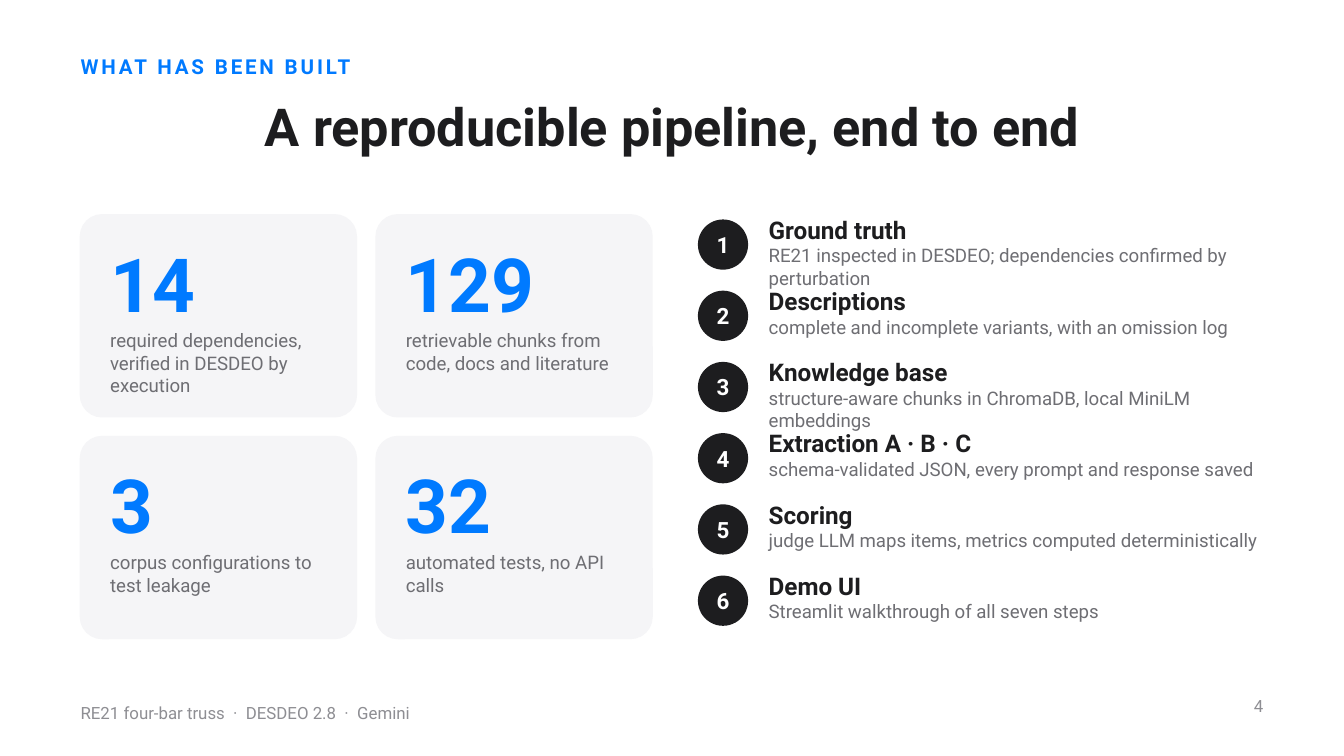
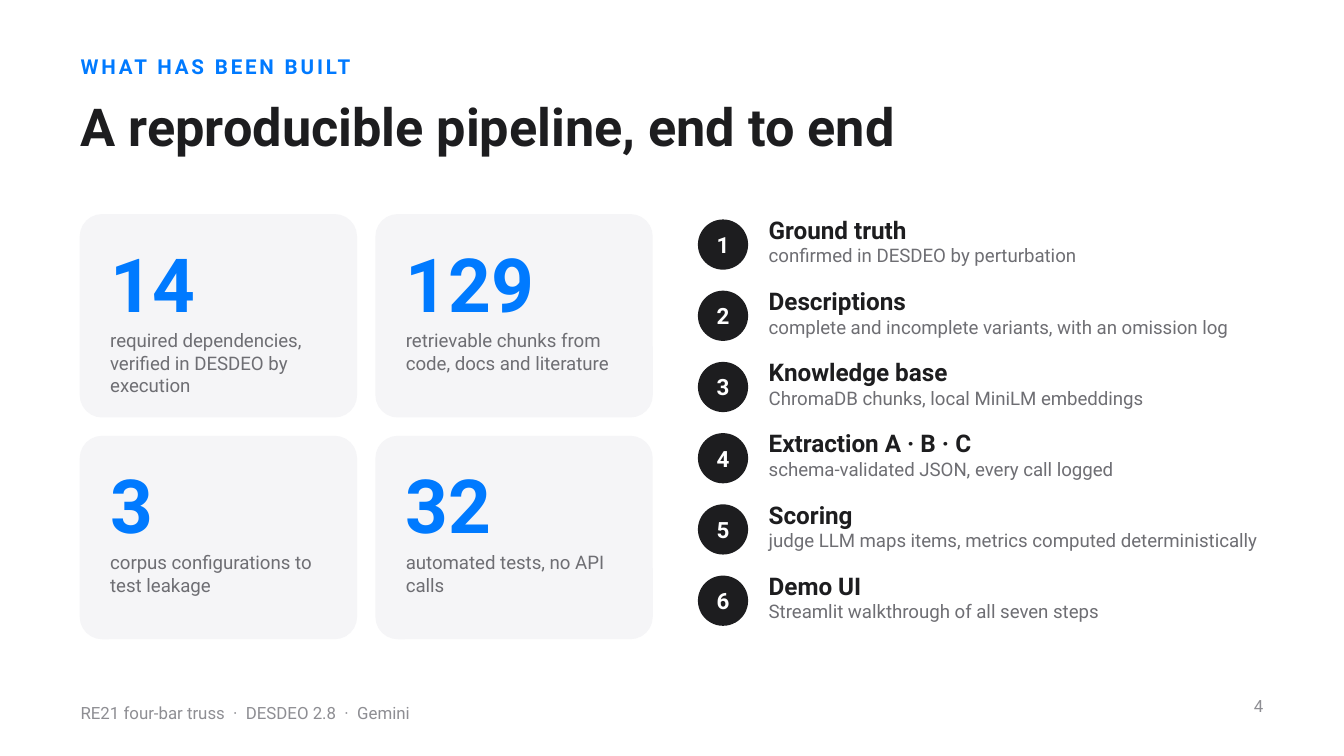
Before and after one commit to haben-ai/Objective-Dependency-RAG, a slide deck: slide 4 of docs/advisor_presentation.pptx. Drawn at 1344x756 pixels with LibreOffice and Linux fonts; fonts in the diff are those of the drawing. Boxes give left, top, right and bottom in pixels: in the first picture for what was removed or moved away, otherwise in the second. Text is boxed around its words. In the diff, an @@ line names an element or a change of style, - is before the commit and + after.

```diff
--- a/docs/advisor_presentation.pptx
+++ b/docs/advisor_presentation.pptx
@@ title "A reproducible pipeline, end to ..." at (x1=81, y1=106, x2=895, y2=157): alignment centre to left @@
@@ text at (x1=769, y1=248, x2=1076, y2=266): text changed @@
-RE21 inspected in DESDEO; dependencies confirmed by perturbation
+confirmed in DESDEO by perturbation
@@ text at (x1=769, y1=391, x2=1143, y2=409): text changed @@
-structure-aware chunks in ChromaDB, local MiniLM embeddings
+ChromaDB chunks, local MiniLM embeddings
@@ text at (x1=769, y1=462, x2=1113, y2=480): text changed @@
-schema-validated JSON, every prompt and response saved
+schema-validated JSON, every call logged
```
Also in this commit, not shown: 6 other slides changed, 1 other file.
